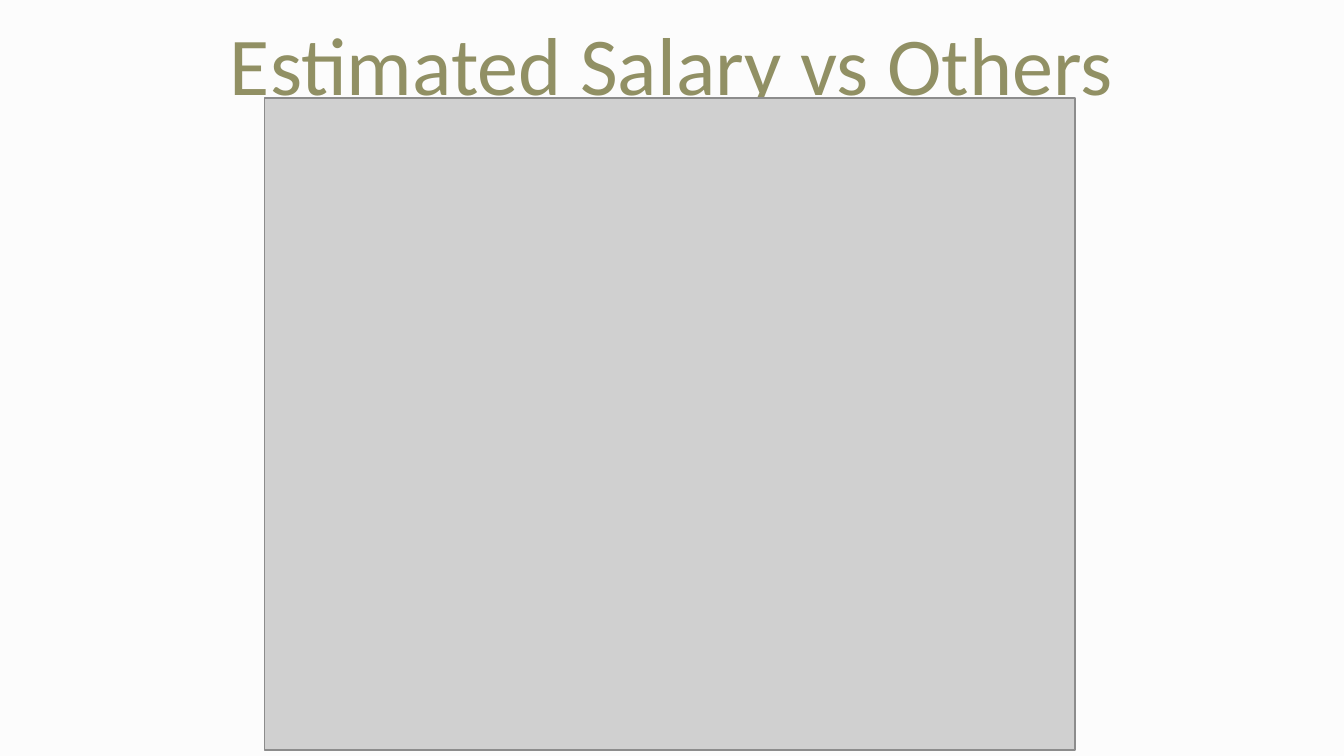
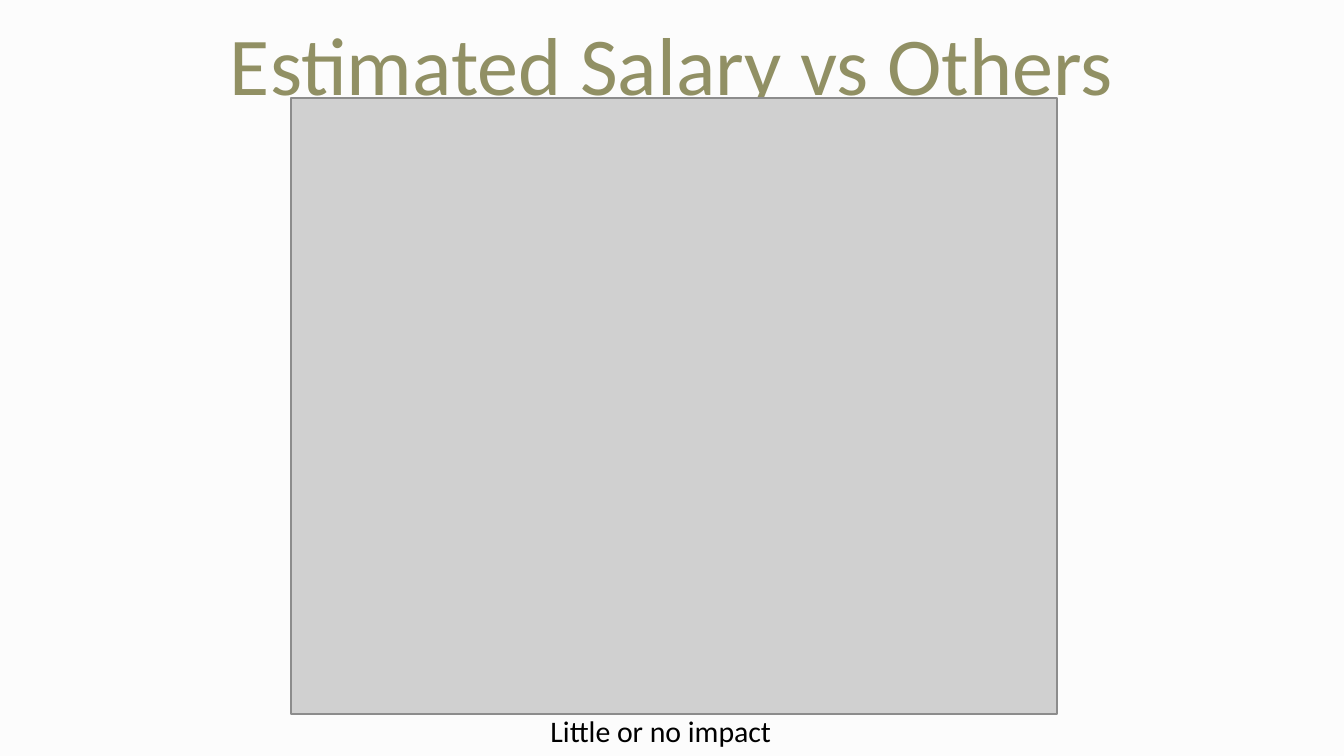
Before and after one commit to vaibhagarwal/Projects, a slide deck: slide 13 of Churn_Analysis/Churn_Analysis_Presentation.pptx. Drawn at 1344x756 pixels with LibreOffice and Linux fonts; fonts in the diff are those of the drawing; grey boxes stand for pictures. Boxes give left, top, right and bottom in pixels: in the first picture for what was removed or moved away, otherwise in the second. Text is boxed around its words. In the diff, an @@ line names an element or a change of style, - is before the commit and + after.

```diff
--- a/Churn_Analysis/Churn_Analysis_Presentation.pptx
+++ b/Churn_Analysis/Churn_Analysis_Presentation.pptx
@@ picture: place and size @@
-picture at bbox=[265, 98, 1075, 750]
+picture at bbox=[292, 98, 1058, 714]
@@ text added at bbox=[550, 721, 771, 747], 16 pt, text #000000 @@
+Little or no impact
```
Also in this commit, not shown: 3 other slides changed, 9 other files.
